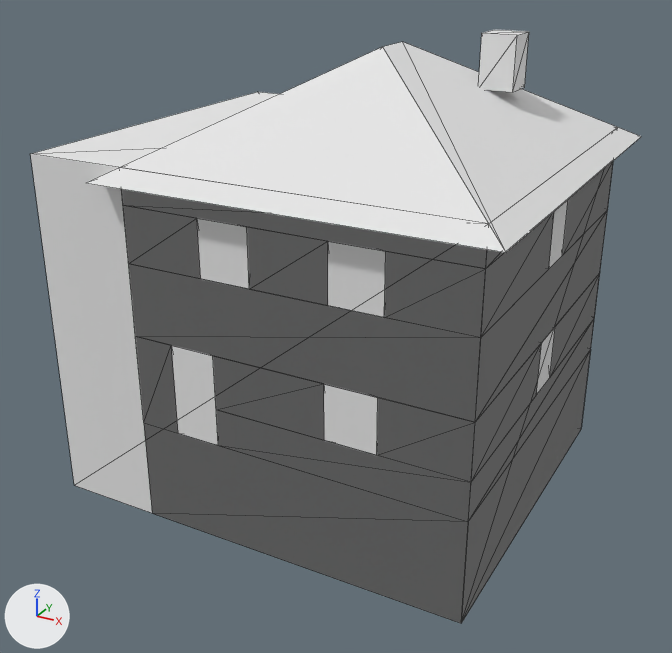
Before and after pictures for a commit that changed the glTF model assets/models/buildings/res_house/bld_res_house_c.glb.
Both versions are drawn from a camera (50 mm lens) standing at (10.24, -18.9, 10.7) and looking at (0.2, -0.64, 1.57). The lights are fixed; the arrows at lower left show +X, +Y and +Z. The picture after the commit comes second. Mesh edges are drawn as thin lines. Objects named as collision shapes, trigger or cutter boxes, shadow casters or lower levels of detail are left out. Vertices at exactly the same position are counted once.

Names of what the first picture shows: 'bld_res_house_c_LOD0', 'bld_res_house_c_PROXY'.
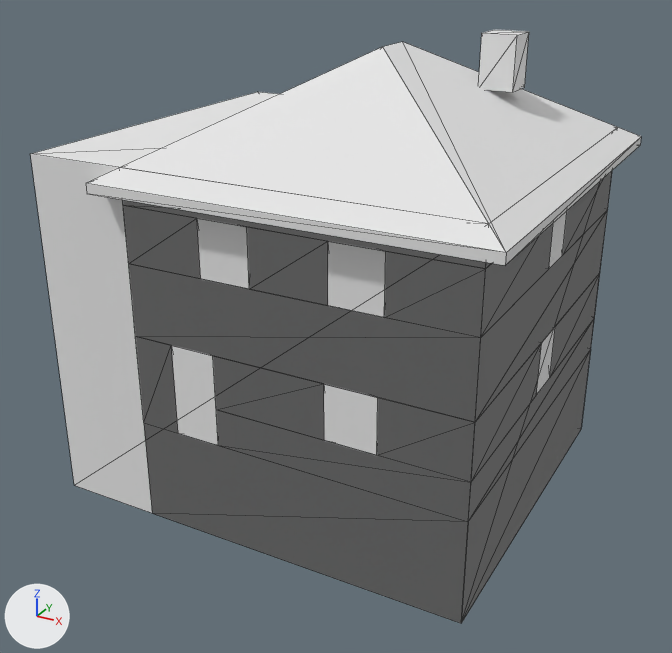
The change, as a list of edits to the scene's bpy script:
```text
Change me_bld_res_house_c_lod0:
    used by ob_bld_res_house_c_lod0; location = (0.0, 0.0, 0.0)
    verts and faces of me_bld_res_house_c_lod0; kept vertices keep their numbers, new ones are numbered from 130
    before: 92 (5.75, -5.0, 5.72) at pixel (506, 252), 93 (5.75, 5.0, 5.72) at pixel (641, 136), 96 (-3.25, 5.0, 5.72), 97 (-3.25, -5.0, 5.72) at pixel (85, 183)
    remove me_bld_res_house_c_lod0.from_pydata(...)  # 130 vertices, 180 faces; spans x -5.55..5.75, y -5.0..5.0, z -2.5..8.41
    add me_bld_res_house_c_lod0.from_pydata(...)  # 134 vertices, 188 faces; spans x -5.55..5.75, y -5.0..5.0, z -2.5..8.41
    me_bld_res_house_c_lod0 part 1
    add for new, old in zip([*range(130, 134)], [92, 93, 96, 97]): verts[new] = verts[old] + (0.0, 0.0, -0.21)
    add faces += [(92, 133, 130), (92, 97, 133), (96, 131, 132), (93, 131, 96), (93, 130, 131), (92, 130, 93)]
    add faces += [(97, 132, 133), (96, 132, 97)]
```

Boxes (x1, y1, x2, y2) around the edits, measured in the pictures (672 x 653 px):
'bld_res_house_c_LOD0', reshaped: before (87, 29, 641, 623); after (86, 29, 641, 623)
part 1 of me_bld_res_house_c_lod0, added: after (86, 137, 641, 265)
